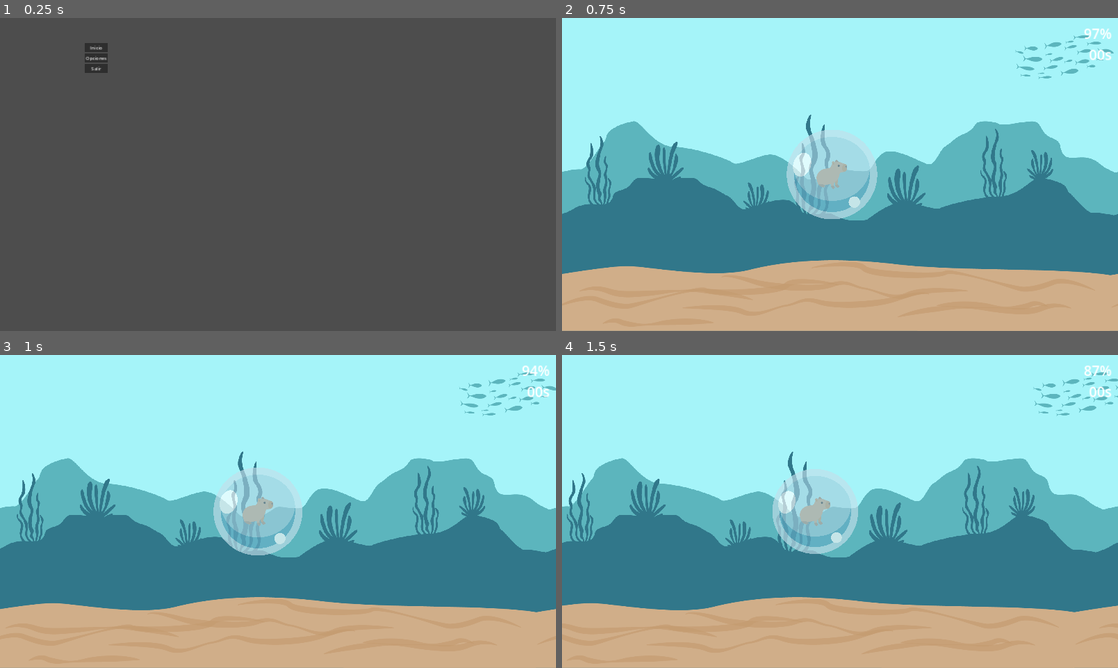
Above: before the commit, frames 1-4 (two rows, left to right).
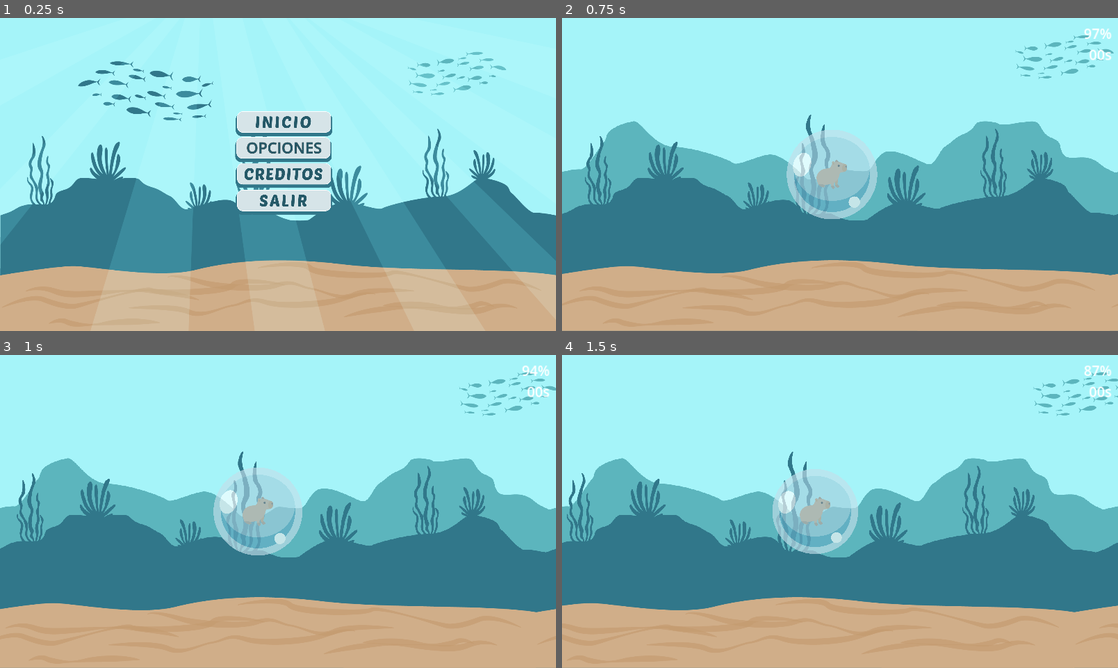
Above: after the commit, the same moments.

Repository: ReyCristian/Babelki
Game: Godot game, scene res://main_menu.tscn
Two runs of this game, one before a commit and one after it. Both use one fixed random seed, a clock stepped at 60 frames per second and the inputs below.
Inputs (mouse positions are in pixels of both pictures, inside the frame that each line leads up to; where the layout moved, square brackets give the same spot in the first picture):
- Up to frame 1 (0.25 s): no input
- Up to frame 2 (0.75 s): click (845, 124) [656, 46] at 0.5 s
- Up to frame 3 (1 s): no input
- Up to frame 4 (1.5 s): move the mouse to (962, 495) at 1.27 s; hold Right (ui_right) from 1.28 s (still down)

The runs differ from the first frame. In frame 1, 100% of the frame differs, in the area x 0-100%, y 0-100%; in frame 2, nothing differs; in frame 3, nothing differs; in frame 4, nothing differs.

Commit message:
al parecer no exploto nada

Diff:
--- a/creditos.tscn
+++ b/creditos.tscn
@@ -31,7 +31,7 @@
 "times": PackedFloat32Array(0, 17),
 "transitions": PackedFloat32Array(1, 1),
 "update": 0,
-"values": [Vector2(1300, 1152), Vector2(1300, -1039)]
+"values": [Vector2(1300, 1152), Vector2(1300, -1220)]
 }
 
 [sub_resource type="AnimationLibrary" id="AnimationLibrary_xqtjo"]
@@ -45,11 +45,14 @@
 
 [node name="RichTextLabel" type="RichTextLabel" parent="."]
 offset_left = 1300.0
-offset_top = -1039.0
+offset_top = 1152.0
 offset_right = 1863.0
-offset_bottom = 81.0
-theme_override_font_sizes/bold_italics_font_size = 30
-theme_override_font_sizes/normal_font_size = 31
+offset_bottom = 2303.0
+theme_override_colors/default_color = Color(0.192157, 0.466667, 0.541176, 1)
+theme_override_colors/font_outline_color = Color(0.67451, 0.964706, 0.980392, 1)
+theme_override_constants/outline_size = 20
+theme_override_font_sizes/bold_italics_font_size = 34
+theme_override_font_sizes/normal_font_size = 34
 bbcode_enabled = true
 text = "Bąbelki
 
@@ -76,6 +79,7 @@
 Adobe Ilustrator
 Audacity
 [/right]"
+scroll_active = false
 
 [node name="AnimationPlayer" type="AnimationPlayer" parent="."]
 libraries = {
--- a/main_menu.tscn
+++ b/main_menu.tscn
@@ -1,40 +1,83 @@
-[gd_scene load_steps=3 format=3 uid="uid://jbfnxi8gvc8j"]
+[gd_scene load_steps=8 format=3 uid="uid://jbfnxi8gvc8j"]
 
 [ext_resource type="Script" path="res://v_box_container.gd" id="1_edlap"]
+[ext_resource type="Texture2D" uid="uid://c0y6mku1ed1r2" path="res://recursos/Menu/Babelki_FondoMenu.png" id="1_qc6jw"]
 [ext_resource type="AudioStream" uid="uid://cqk71lhngydaq" path="res://recursos/musica/botón p.mp3" id="2_1o5kh"]
+[ext_resource type="Texture2D" uid="uid://ck5ksi3y0ldfg" path="res://recursos/Menu/Babelki_BotonInicio.png" id="3_ybweo"]
+[ext_resource type="Texture2D" uid="uid://tq43vnuw3wm5" path="res://recursos/Menu/Babelki_BotonCreditos.png" id="4_m7wyl"]
+[ext_resource type="Texture2D" uid="uid://bn83tlwg76ebf" path="res://recursos/Menu/Babelki_Boton.png" id="4_pj4q2"]
+[ext_resource type="Texture2D" uid="uid://dkje73sr6xk8v" path="res://recursos/Menu/Babelki_BotonSalir.png" id="5_m57dq"]
 
 [node name="Main_Menu" type="TextureRect"]
-offset_right = 40.0
-offset_bottom = 40.0
+offset_right = 1920.0
+offset_bottom = 1080.0
+
+[node name="BabelkiFondoMenu" type="Sprite2D" parent="."]
+position = Vector2(960, 540)
+texture = ExtResource("1_qc6jw")
 
 [node name="MenuPrincipal" type="VBoxContainer" parent="."]
-layout_mode = 0
-offset_left = 292.0
-offset_top = 86.0
-offset_right = 342.0
-offset_bottom = 129.0
+layout_mode = 1
+anchors_preset = 8
+anchor_left = 0.5
+anchor_top = 0.5
+anchor_right = 0.5
+anchor_bottom = 0.5
+offset_left = -148.0
+offset_top = -150.0
+offset_right = 528.0
+offset_bottom = 431.0
+grow_horizontal = 2
+grow_vertical = 2
+scale = Vector2(0.5, 0.5)
 script = ExtResource("1_edlap")
 
 [node name="Inicio" type="Button" parent="MenuPrincipal"]
 layout_mode = 2
-text = "Inicio"
+icon = ExtResource("3_ybweo")
+flat = true
 
 [node name="BotónP" type="AudioStreamPlayer" parent="MenuPrincipal"]
 stream = ExtResource("2_1o5kh")
 bus = &"Efecto"
 
-[node name="Opciones" type="Button" parent="MenuPrincipal"]
+[node name="Opciones" type="TextureButton" parent="MenuPrincipal"]
 layout_mode = 2
-text = "Opciones"
+texture_normal = ExtResource("4_pj4q2")
+texture_pressed = ExtResource("4_pj4q2")
+texture_hover = ExtResource("4_pj4q2")
+texture_disabled = ExtResource("4_pj4q2")
+texture_focused = ExtResource("4_pj4q2")
 
-[node name="Button" type="Button" parent="MenuPrincipal"]
+[node name="Label" type="Label" parent="MenuPrincipal/Opciones"]
+layout_mode = 1
+anchors_preset = 5
+anchor_left = 0.5
+anchor_right = 0.5
+offset_left = -233.5
+offset_right = 233.5
+offset_bottom = 143.0
+grow_horizontal = 2
+theme_override_colors/font_color = Color(0.145098, 0.34902, 0.407843, 1)
+theme_override_constants/line_spacing = 0
+theme_override_constants/outline_size = 4
+theme_override_font_sizes/font_size = 104
+text = "OPCIONES"
+
+[node name="Creditos" type="Button" parent="MenuPrincipal"]
 layout_mode = 2
-text = "Salir
-"
+icon = ExtResource("4_m7wyl")
+flat = true
+
+[node name="Salir" type="Button" parent="MenuPrincipal"]
+layout_mode = 2
+icon = ExtResource("5_m57dq")
+flat = true
 
 [connection signal="mouse_entered" from="MenuPrincipal/Inicio" to="MenuPrincipal" method="_on_inicio_mouse_entered"]
 [connection signal="pressed" from="MenuPrincipal/Inicio" to="MenuPrincipal" method="_on_inicio_pressed"]
 [connection signal="mouse_entered" from="MenuPrincipal/Opciones" to="MenuPrincipal" method="_on_opciones_mouse_entered"]
 [connection signal="pressed" from="MenuPrincipal/Opciones" to="MenuPrincipal" method="_on_opciones_pressed"]
-[connection signal="mouse_entered" from="MenuPrincipal/Button" to="MenuPrincipal" method="_on_button_mouse_entered"]
-[connection signal="pressed" from="MenuPrincipal/Button" to="MenuPrincipal" method="_on_button_pressed"]
+[connection signal="pressed" from="MenuPrincipal/Creditos" to="MenuPrincipal" method="_on_creditos_pressed"]
+[connection signal="mouse_entered" from="MenuPrincipal/Salir" to="MenuPrincipal" method="_on_button_mouse_entered"]
+[connection signal="pressed" from="MenuPrincipal/Salir" to="MenuPrincipal" method="_on_button_pressed"]
--- a/project.godot
+++ b/project.godot
@@ -23,7 +23,8 @@
 
 window/size/viewport_width=1920
 window/size/viewport_height=1080
-window/size/mode=2
+window/size/window_width_override=960
+window/size/window_height_override=540
 window/stretch/mode="canvas_items"
 
 [input]
--- a/v_box_container.gd
+++ b/v_box_container.gd
@@ -2,6 +2,7 @@
 
 #@onready var menu: AudioStreamPlayer2D = $Menu
 
+var pre_creditos = preload("res://creditos.tscn")
 var previous_scene: PackedScene
 
 
@@ -29,3 +30,15 @@
 
 func _on_button_mouse_entered() -> void:
 	$"BotónP".play()
+
+func _on_creditos_pressed() -> void:
+	$Creditos.disabled = true;
+	var creditos :Creditos= pre_creditos.instantiate();
+	add_child(creditos)
+	if Global.creditos:
+		termina_creditos()
+	else:
+		creditos.termina.connect(termina_creditos);
+
+func termina_creditos():
+	$Creditos.disabled = false;
Binary file added: recursos/Menu/Babelki_Boton.png
Not shown, added: recursos/Menu/Babelki_Boton.png.import
Binary file added: recursos/Menu/Babelki_BotonAudio.png
Not shown, added: recursos/Menu/Babelki_BotonAudio.png.import
Binary file added: recursos/Menu/Babelki_BotonCreditos.png
Not shown, added: recursos/Menu/Babelki_BotonCreditos.png.import
Binary file added: recursos/Menu/Babelki_BotonInicio.png
Not shown, added: recursos/Menu/Babelki_BotonInicio.png.import
Binary file added: recursos/Menu/Babelki_BotonMute.png
Not shown, added: recursos/Menu/Babelki_BotonMute.png.import
Binary file added: recursos/Menu/Babelki_BotonPausa.png
Not shown, added: recursos/Menu/Babelki_BotonPausa.png.import
(and 8 more such lines)
